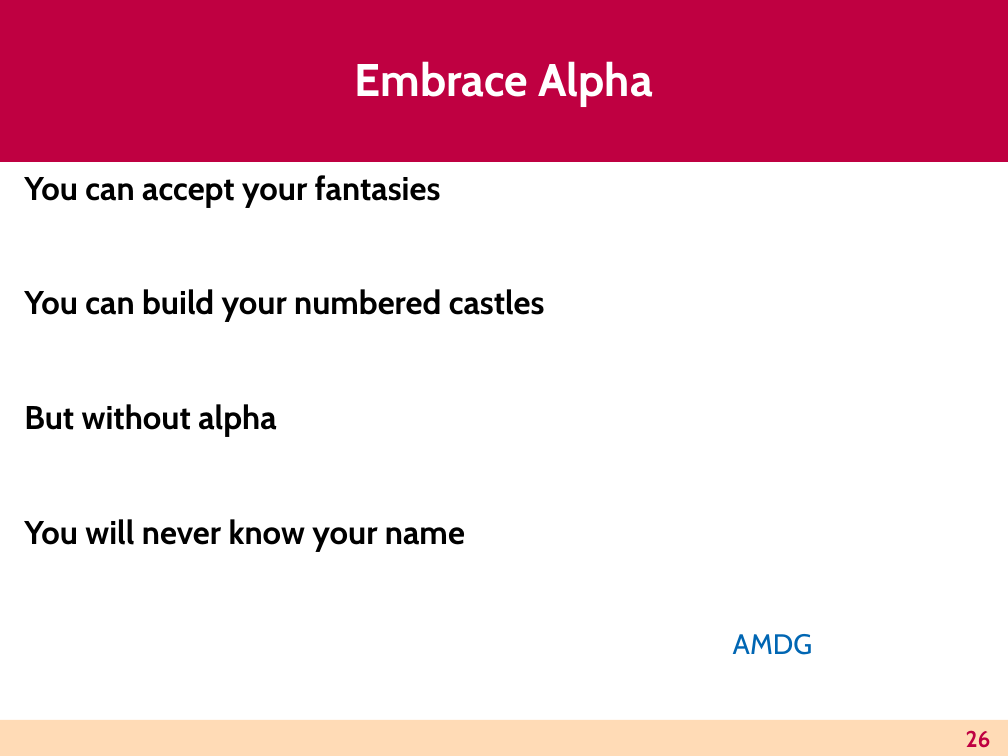
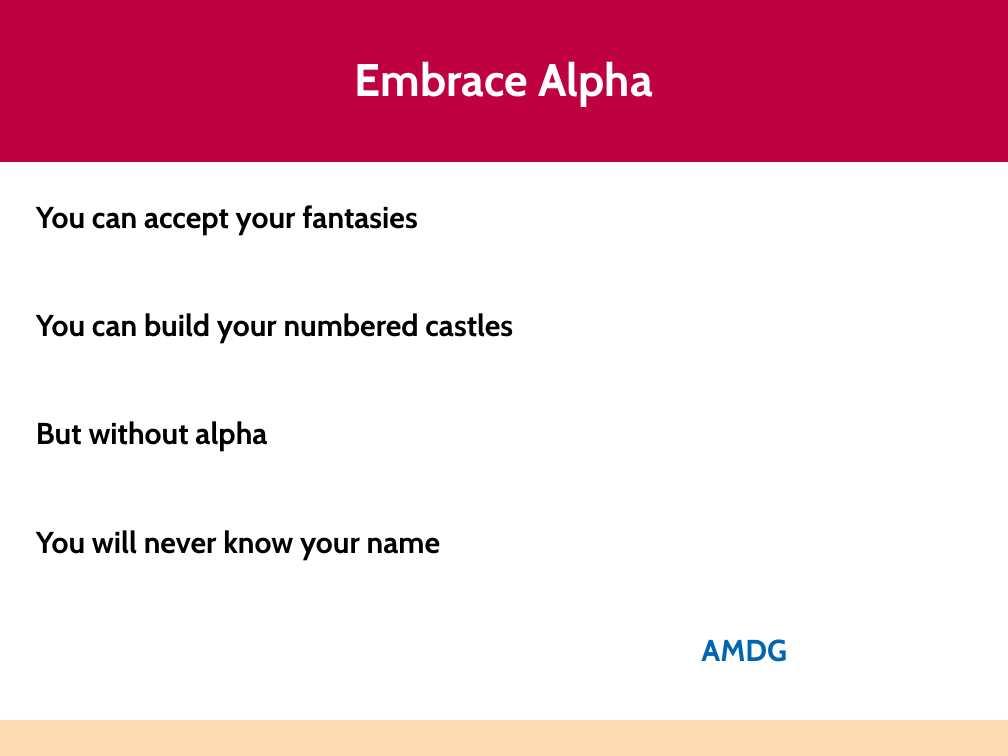
Before and after one commit to astump/explicit-alpha, a slide deck: slide 26 of talks/haskell-2026-lightning-talk/aaron-stump-haskell-2026.odp. Drawn at 1008x756 pixels with LibreOffice and Linux fonts; fonts in the diff are those of the drawing. Boxes give left, top, right and bottom in pixels: in the first picture for what was removed or moved away, otherwise in the second. Text is boxed around its words. In the diff, an @@ line names an element or a change of style, - is before the commit and + after.

```diff
--- a/talks/haskell-2026-lightning-talk/aaron-stump-haskell-2026.odp
+++ b/talks/haskell-2026-lightning-talk/aaron-stump-haskell-2026.odp
@@ text "You can accept your fantasies": place and size @@
-text "You can accept your fantasies" at (24,175,813,655)
+text "You can accept your fantasies" at (36,205,787,662)
@@ text "You can accept your fantasies" at (36,205,787,662): size 25.9 to 23.8 pt; size 22.2 to 23.8 pt, bold on in "AMDG"; list level 2 to 1 in "AMDG" @@
@@ page number removed at (966,730,991,748) @@
-26
```
Also in this commit, not shown: 6 other slides changed, 12 other files.
